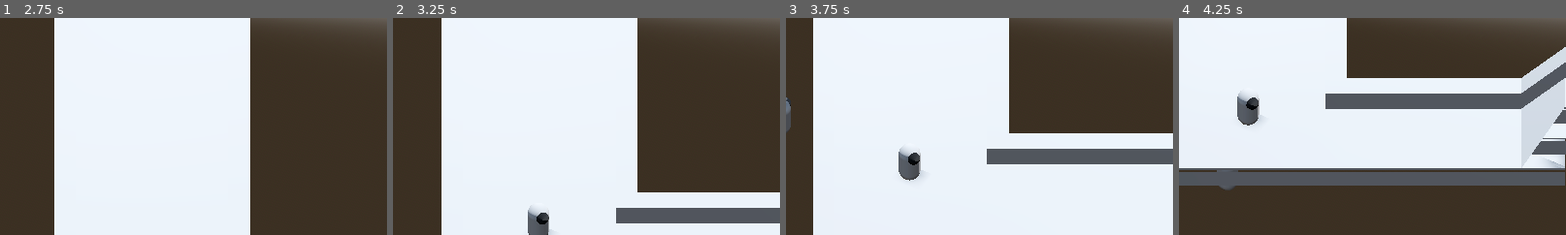
Above: before the commit, frames 1-4 (left to right).
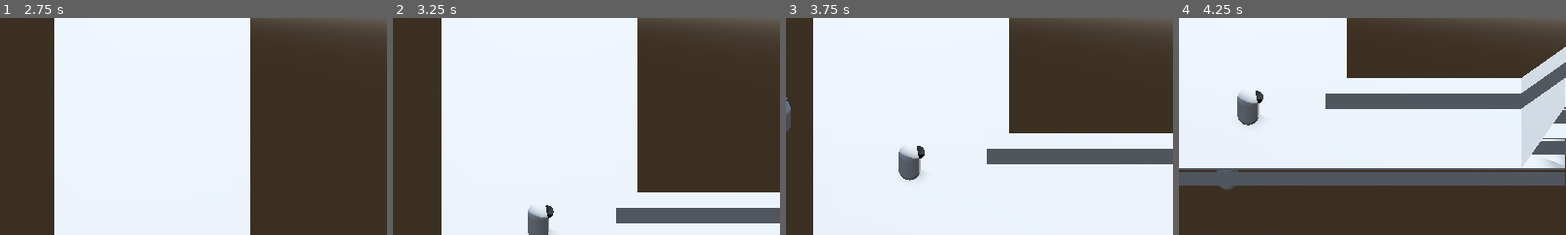
Above: after the commit, the same moments.

Repository: SleepyMush/3D-Prototype
Game: Godot game, scene res://UI/menu.tscn
Same seed, same stepped clock (60 frames per second), same inputs: the game is played once before the commit and once after it.
Inputs (mouse positions are % of the whole screen's width and height, from its top left):
- Up to frame 1 (2.75 s): click "Play" at 0.5 s; click "Play" at 1.25 s; tap Enter (ui_accept) at 2, 2.27 s; move the mouse to (72, 45) at 2.02 s; hold D (Right) from 2.03 s (still down); hold Shift (Sprint) from 2.03 s (still down)
- Up to frame 2 (3.25 s): move the mouse to (30, 55) at 2.77 s; release D (Right) at 2.78 s; release Shift (Sprint) at 2.78 s; hold S (Backward) from 2.78 s (still down); tap Shift (Sprint) at 2.85 s; tap Enter (ui_accept) at 3.02 s
- Up to frame 3 (3.75 s): move the mouse to (60, 28) at 3.52 s; release S (Backward) at 3.53 s; hold D (Right) from 3.53 s (still down); hold Shift (Sprint) from 3.53 s (still down)
- Up to frame 4 (4.25 s): keep holding D (Right); keep holding Shift (Sprint)
The pictures show only the part of the screen within x 50-100%, y 50-100%; the shares and areas given below are measured in that part.

Frame 1 is identical in both runs. In frame 2, 0.2% of the frame differs, in the area x 37-42%, y 86-96%; in frame 3, 0.2%, in the area x 31-36%, y 58-68%; in frame 4, 0.2%.

Commit message:
Updated the enemy AI, still buggy; write the GDD

Diff:
--- a/Enemy/enemy.gd
+++ b/Enemy/enemy.gd
@@ -1,8 +1,11 @@
 extends CharacterBody3D
 
 # Add chase logic and ENrage logic, and what to do when they idle again
-var current_speed : float = 3.0
-var chase_speed   : float = 6.0
+var current_speed : float = 0.100
+var chase_speed   : float = 1.0
+
+var distance_chased_from : float = 0.100
+var gravity = ProjectSettings.get_setting("physics/3d/default_gravity")
 
 @export var player : CharacterBody3D
 @onready var timer: Timer = $Node/Timer
@@ -13,12 +16,19 @@
 func _ready() -> void:
 	current_state = ENEMY_STATE.IDLE
 
-func _physics_process(_delta: float) -> void:
+func _physics_process(delta: float) -> void:
+	if not is_on_floor():
+		velocity.y -= gravity * delta
+
 	match current_state:
 		ENEMY_STATE.ENRAGE:
-			look_at(player.position)
 			print("Enrage")
 		ENEMY_STATE.SEEK:
+			global_position = lerp(global_position,player.global_position, current_speed * delta)
+			if player.global_position.distance_to(global_position) >= distance_chased_from:
+				current_speed = chase_speed
+				if timer.is_stopped():
+					timer.start()
 			print("Seek_player")
 		ENEMY_STATE.IDLE:
 			print("Idle")
@@ -33,7 +43,7 @@
 func _on_area_3d_body_exited(body: Node3D) -> void:
 	if body == player:
 		current_state = ENEMY_STATE.SEEK
-		timer.start()
+		#timer.start()
 
 func _on_timer_timeout() -> void:
 	current_state = ENEMY_STATE.IDLE
--- a/main_node.tscn
+++ b/main_node.tscn
@@ -60,7 +60,7 @@
 [node name="Transition" parent="." instance=ExtResource("5_7tvok")]
 
 [node name="Enemy" parent="." node_paths=PackedStringArray("player") instance=ExtResource("6_ecx44")]
-transform = Transform3D(-0.8937, 0, -0.448664, 0, 1, 0, 0.448664, 0, -0.8937, 15.4503, 1, 22.8638)
+transform = Transform3D(0.0893639, 0, -0.995999, 0, 1, 0, 0.995999, 0, 0.0893639, 15.4503, 1, 22.8638)
 player = NodePath("../Base/Player")
 
 [connection signal="update_camera_pos" from="Base/OverviewCamera/Camera3D" to="Base/Player" method="_on_camera_3d_update_camera_pos"]
Not shown: 4 places in Block_type.tres that only renumber resources
